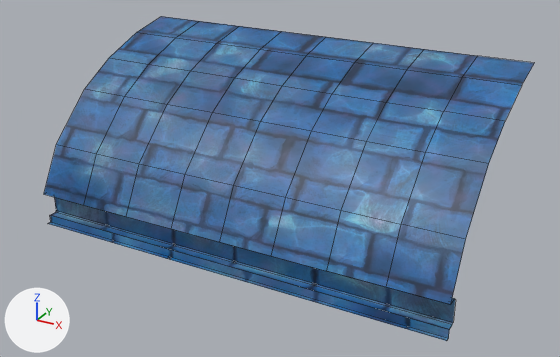
Before and after pictures for a commit that changed the FBX model Stealth Puzzler/Assets/Models/Environments/Structural Assets/Ceiling_RoundedTop.fbx.
One viewpoint serves both versions: a camera (50 mm lens) standing at (-31.86, -76.24, 10.68) and looking at (-36.61, -67.61, 6.37). Lighting does not change. The marker at lower left points along +X, +Y and +Z. Mesh edges are drawn as thin lines. Where no turn or scale is listed for an object, it has been applied to the vertices.

The first picture shows 'Wall.021'.
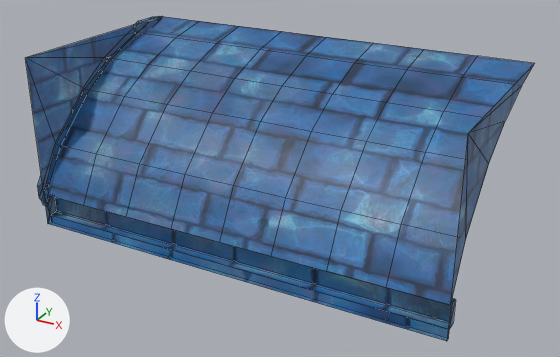
The newer file is also turned or shifted as a whole; pictures and numbers use the older file's frame.

The change, as JSON lines over the scene's bpy script:
```json
{"block": "me_plane_012", "where": "# used by ob_wall_021; location = (-36.712, -69.001, 5.527)"}
{"op": "remove", "block": "me_plane_012", "code": "me_plane_012.from_pydata(...)  # 70 vertices, 48 faces; spans x -3.0..3.0, y 0.0..3.0, z 0.0..2.47"}
{"op": "add", "block": "me_plane_012", "code": "me_plane_012.from_pydata(...)  # 126 vertices, 116 faces; spans x -3.11..3.0, y 0.0..3.0, z 0.0..2.47"}
{"block": "me_plane_012", "change": "me_plane_012 part 1: a new loose piece of 54 vertices spanning x -3.11..-2.91, y 0.0..3.0, z 0.28..2.47, in mat_stonewallregular_001 (picture img_bluestone_wall_basecolor_png_001)"}
{"block": "me_plane_012", "change": "me_plane_012 part 2"}
{"block": "me_plane_012", "change": "1 vertex is added at (-3.0, 0.0, 2.47)"}
{"block": "me_plane_012", "change": "12 new faces join them, mat_stonewallregular_001 (picture img_bluestone_wall_basecolor_png_001)"}
{"block": "me_plane_012", "change": "me_plane_012 part 3"}
{"block": "me_plane_012", "change": "1 vertex is added at (3.0, 0.0, 2.47)"}
{"block": "me_plane_012", "change": "12 new faces join them, mat_stonewallregular_001 (picture img_bluestone_wall_basecolor_png_001)"}
```

What differs and where, as boxes [x1, y1, x2, y2] in the pictures (560 x 357 px):
```json
{"object": "Wall.021", "change": "reshaped", "before": [44, 16, 534, 341], "after": [25, 16, 534, 341]}
{"part": 1, "of": "me_plane_012", "change": "added", "after": [37, 16, 163, 207], "on screen": "blue"}
{"part": 2, "of": "me_plane_012", "change": "added", "after": [25, 22, 148, 223], "on screen": "blue"}
{"part": 3, "of": "me_plane_012", "change": "added", "after": [447, 64, 534, 340], "on screen": "blue"}
```
